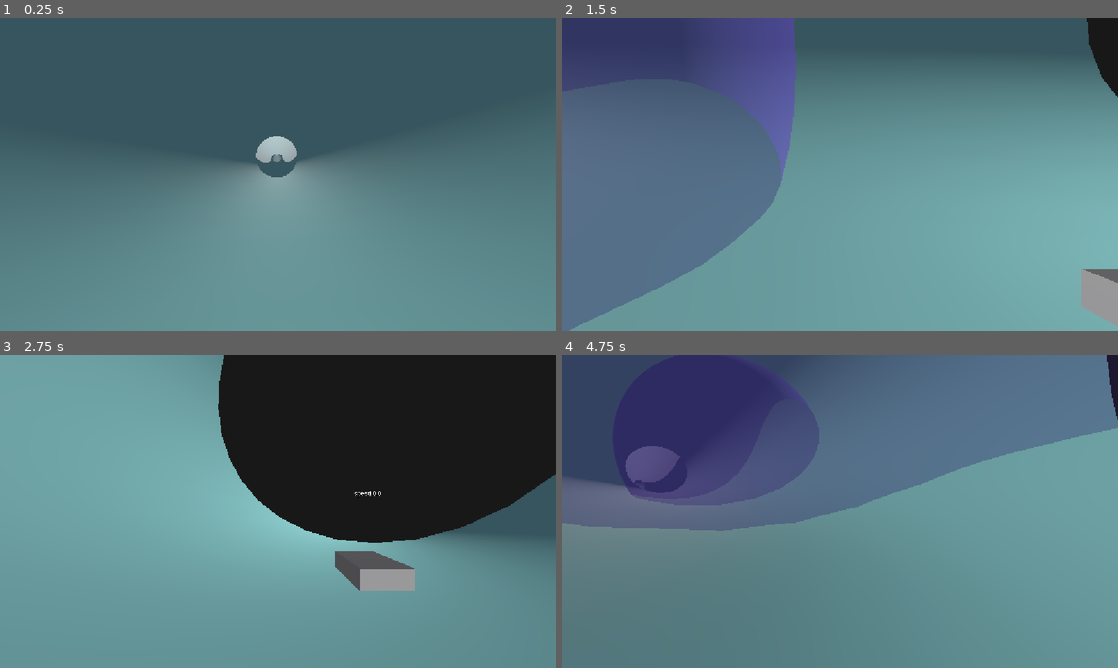
Above: before the commit, frames 1-4 (two rows, left to right).
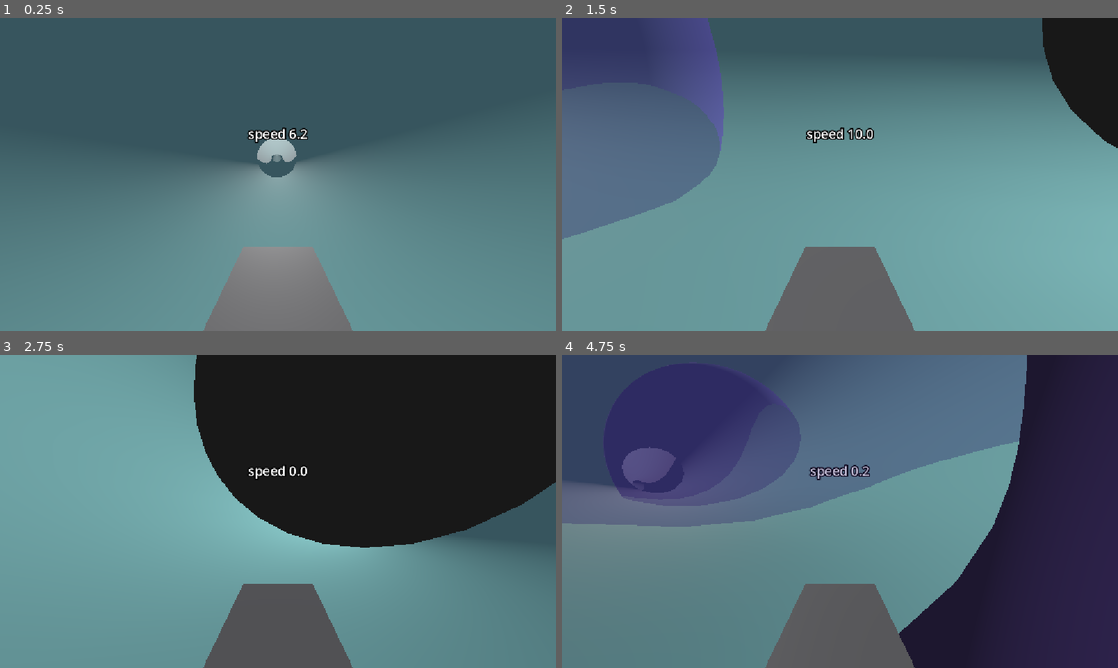
Above: after the commit, the same moments.

Repository: eternaldensity/pipe-survivor
Game: Godot game, scene res://main.tscn
The game is run twice, just before and just after one commit, with the same random seed, the same clock (stepped at 60 frames per second) and the same inputs.
Inputs:
- Up to frame 1 (0.25 s): no input
- Up to frame 2 (1.5 s): tap Enter (ui_accept) at 0.5, 0.77 s; hold Right (ui_right) 0.53-1.28 s; hold Down (ui_down) from 1.28 s (still down)
- Up to frame 3 (2.75 s): tap Enter (ui_accept) at 1.52 s; release Down (ui_down) at 2.03 s; hold Right (ui_right) from 2.03 s (still down)
- Up to frame 4 (4.75 s): release Right (ui_right) at 2.78 s; hold Up (ui_up) 2.78-3.53 s; tap Enter (ui_accept) at 3.02, 3.77, 4.52 s; hold Left (ui_left) from 3.53 s (still down)

The runs differ from the first frame. In frame 1, 5.3% of the frame differs, in the area x 36-64%, y 34-100%; in frame 2, 26%; in frame 3, 10%; in frame 4, 34%, in the area x 0-100%, y 0-100%.
Error in both runs: Invalid assignment of property or key 'enemy_scene' with value of type 'PackedScene' on a base object of type 'Node3D (EnemySpawner)'. (res://main.gd:75)

Commit message:
Vehicle: slow down in narrow sections to avoid wall clipping

Diff:
--- a/vehicle.gd
+++ b/vehicle.gd
@@ -117,6 +117,9 @@
 	var effective_speed := speed
 	if rest_zone_inside:
 		effective_speed = speed * 0.5
+	# Slow down in narrow sections to avoid clipping through thin walls.
+	if tube_radius < 8.0:
+		effective_speed = minf(effective_speed, 8.0)
 
 	if abs(throttle) > 0.001:
 		surface_vel = surface_vel.move_toward(
@@ -179,8 +182,9 @@
 	# Smooth camera: lag behind the vehicle, look slightly ahead along the
 	# tube axis, and keep the roll from the surface normal.
 	var base_offset := Vector3(0.0, 1.5, 2.5)
-	var local_lookahead := global_transform.basis.inverse() * tube_axis * 4.0
-	var target_pos := base_offset + local_lookahead
+	# Camera stays behind and above the vehicle. No position look-ahead —
+	# look-ahead was moving the camera in front of the vehicle.
+	var target_pos := base_offset
 	var target_basis := Basis.IDENTITY
 	if not _cam_ready:
 		_cam_pos = target_pos
